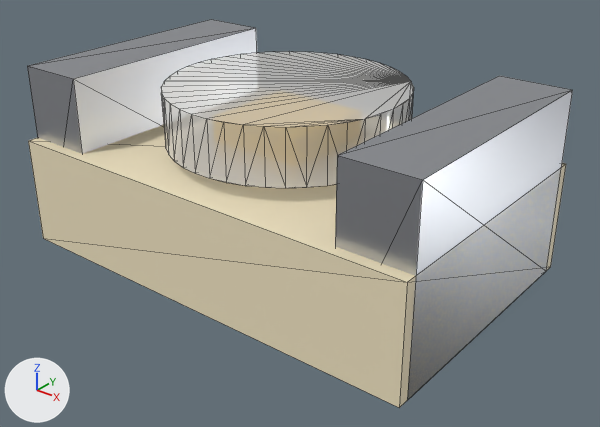
Renders of the glTF model parts/led-0805/led-0805.glb from each side of a commit.
Both versions are drawn from a 50 mm lens placed at (0.00215, -0.00261, 0.00183), pointed at (0.00009, -0.00003, 0.00024). The axes (+X, +Y, +Z) are drawn at lower left. The lights are the same throughout. The picture after the commit comes second. Mesh edges are drawn as thin lines. Where no turn or scale is listed for an object, it has been applied to the vertices. Vertices at exactly the same position are counted once.
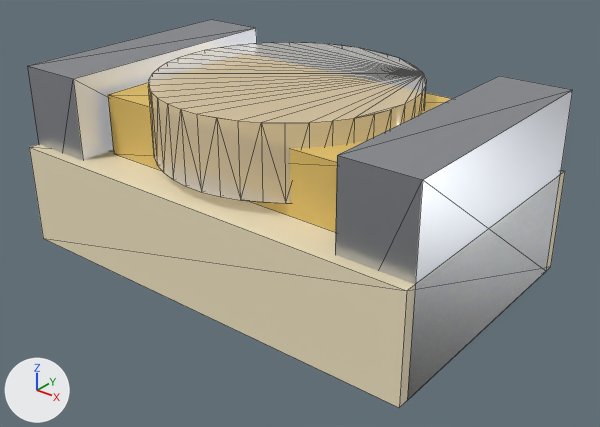
Where the newer file only moved an object's origin or applied its transform, the numbers keep the older frame.

What differs and where, as boxes [x1, y1, x2, y2] in the pictures (600 x 427 px):
'Mesh_0', rescaled (7% shorter)
    before: [28, 125, 566, 408]
    after: [29, 144, 565, 408]
'body', surface changed, reshaped, moved, recoloured
    before: [161, 52, 414, 188]
    after: [108, 82, 452, 232]
'Mesh_2', added
    after: [148, 42, 426, 203]

What the commit changed:
In material 'mat_2' (mat_mat_2), alpha goes from 0.4 to 0.35.
me_mesh_0 is used by ob_mesh_0; location (0.0, 0.0, 0.000248).
me_mesh_0 had 8 vertices, 12 faces and spanned x -0.001..0.001, y -0.00063..0.00063, z -0.00025..0.00025.
me_mesh_0 now has 8 vertices, 12 faces and spans x -0.001..0.001, y -0.00063..0.00063, z -0.00025..0.00022.
me_mesh_0 part 1: the whole mesh is scaled about its middle by (1, 1, 0.935), then moved by (0.0, 0.0, -0.00002).
me_mesh_2 is used by ob_body; location (0.0, 0.0, 0.000679).
me_mesh_2 had 84 vertices, 164 faces and spanned x -0.000525..0.000525, y -0.000524..0.000524, z -0.000121..0.000121.
me_mesh_2 no longer uses material mat_mat_2 (white #f7f5f2).
me_mesh_2 now has 8 vertices, 12 faces and spans x -0.00064..0.00064, y -0.000438..0.000438, z -0.000136..0.000136.
me_mesh_2 part 2: the whole mesh is rebuilt.
me_mesh_2 gains material mat_mat_1 (yellow #e8c56a).
Mesh me_mesh_2_1 is new.
It is a 42-sided cylinder along z spanning x -0.000575..0.000575, y -0.000573..0.000573, z -0.000157..0.000157.
It uses material mat_mat_2 (white #f7f5f2).
Object 'body' (ob_body) moves from (0.0, 0.0, 0.000679) to (0.0, 0.0, 0.0006).
Object 'Mesh_2' (ob_mesh_2) is new; it shows me_mesh_2_1.
Its location is (0.0, 0.0, 0.000675).
